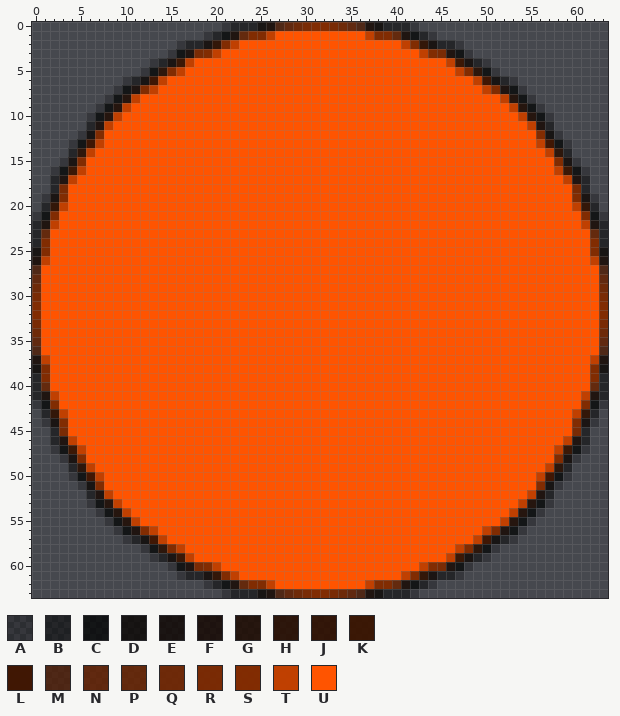
File history of a pixel-art sprite, drawable/body.png. The first picture shows the starting point.
The file is 64x64 pixels. Pixels under 10% opacity are left out. Colours within 5 levels of each other are drawn and written as one.
Palette (. is transparent): A #0000003c  B #00000079  C #000101b5  D #080300bc  E #0e0500c2  F #150600c6  G #1e0a00ce  H #290e00d8  J #301000e1  K #3a1400eb  L #401500f3  M #531b00b3  N #682100ca  P #6b2400d2  Q #742600e0  R #7d2900ee  S #832b00f8  T #c14000fc  U #ff5400
After:
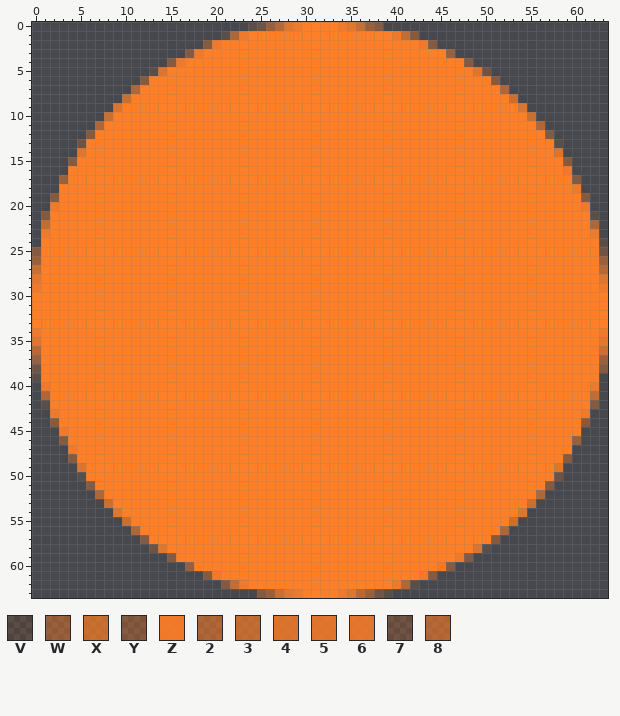
Colours new in this view: V #ff7f241c  W #ff7e2671  X #ff7f26b3  Y #ff7e2755  Z #ff7e27ec  2 #ff7f278e  3 #ff7f27aa  4 #ff7f27cc  5 #ff7f27d3  6 #ff7f27d9  7 #ff7d2839  8 #ff7f289a
Diff:
colour U: #ff5400 -> #ff7f27
Changed rows in their new state; - is a pixel that keeps its letter.
first column x 0:
 0 ---------------------...V7W85ZUUUUZ6XWY....---------------------
 1 -------------------..V2ZUUU----------UUUZ3Y..-------------------
 2 ----------------...YZUU------------------UUZY...----------------
 3 ---------------..YZUU----------------------UUUW..---------------
 4 -------------..YZU----------------------------UUY..-------------
 5 ------------.V4UU------------------------------UU57.------------
 6 ----------..YUU----------------------------------UUY..----------
 7 ---------..2UU------------------------------------UU2..---------
 8 --------..XU----------------------------------------UX..--------
 9 -------..4U------------------------------------------U4..-------
10 ------..XU--------------------------------------------UX..------
11 ------.2U----------------------------------------------U2.------
12 -----.YU------------------------------------------------UY.-----
13 ----.7UU------------------------------------------------UUV.----
14 ----.5U--------------------------------------------------U4.----
15 ---.YU----------------------------------------------------UY.---
16 --..UU----------------------------------------------------UZ..--
17 --.WU------------------------------------------------------UY.--
18 --.U--------------------------------------------------------Z.--
19 -.YU--------------------------------------------------------UY.-
20 -.ZU--------------------------------------------------------UZ.-
21 .YU----------------------------------------------------------UV.
22 .3U----------------------------------------------------------U2.
23 .Z------------------------------------------------------------Z.
24 .U------------------------------------------------------------UV
25 YU------------------------------------------------------------U7
26 WU------------------------------------------------------------UW
27 X--------------------------------------------------------------8
28 6--------------------------------------------------------------5
29 Z--------------------------------------------------------------Z
30 U--------------------------------------------------------------U
31 U--------------------------------------------------------------U
32 U--------------------------------------------------------------U
33 U--------------------------------------------------------------U
34 Z--------------------------------------------------------------Z
35 5--------------------------------------------------------------6
36 8--------------------------------------------------------------X
37 WU------------------------------------------------------------UW
38 7U------------------------------------------------------------UY
39 VU------------------------------------------------------------U.
40 .Z------------------------------------------------------------Z.
41 .2U----------------------------------------------------------U3.
42 .VU----------------------------------------------------------UY.
43 -.ZU--------------------------------------------------------UZ.-
44 -.YU--------------------------------------------------------UY.-
45 --.Z--------------------------------------------------------U.--
46 --.YU------------------------------------------------------UW.--
47 --..ZU----------------------------------------------------UU..--
48 ---.YU----------------------------------------------------UY.---
49 ----.4U--------------------------------------------------U5.----
50 ----.VUU------------------------------------------------UU7.----
51 -----.YU------------------------------------------------UY.-----
52 ------.2U----------------------------------------------U2.------
53 ------..XU--------------------------------------------UX..------
54 -------..5U------------------------------------------U5..-------
55 --------..XU----------------------------------------UX..--------
56 ---------..2UU------------------------------------UU2..---------
57 ----------..YUU----------------------------------UUY..----------
58 ------------.75UU------------------------------UU4V.------------
59 -------------..YUU----------------------------UZY..-------------
60 ---------------..WUUU----------------------UUZY..---------------
61 ----------------...YZUU------------------UUZY...----------------
62 -------------------..Y3ZUUU----------UUUZ2V..-------------------
63 ---------------------....YWX6ZUUUUZ58W7V...---------------------
Pixel boxes of the changes (left, top, right, bottom) in both pictures:
changed: (32, 22, 608, 598)
